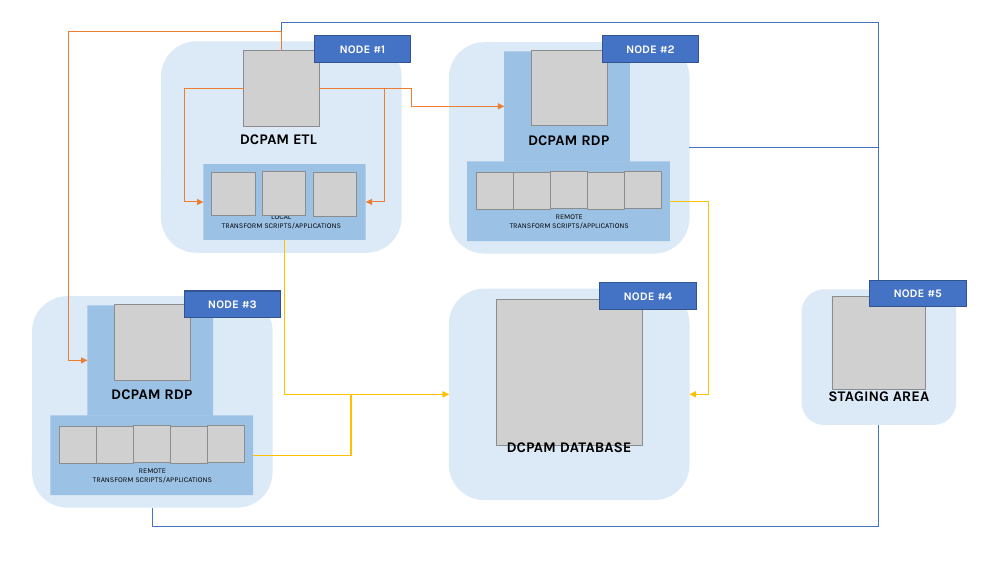
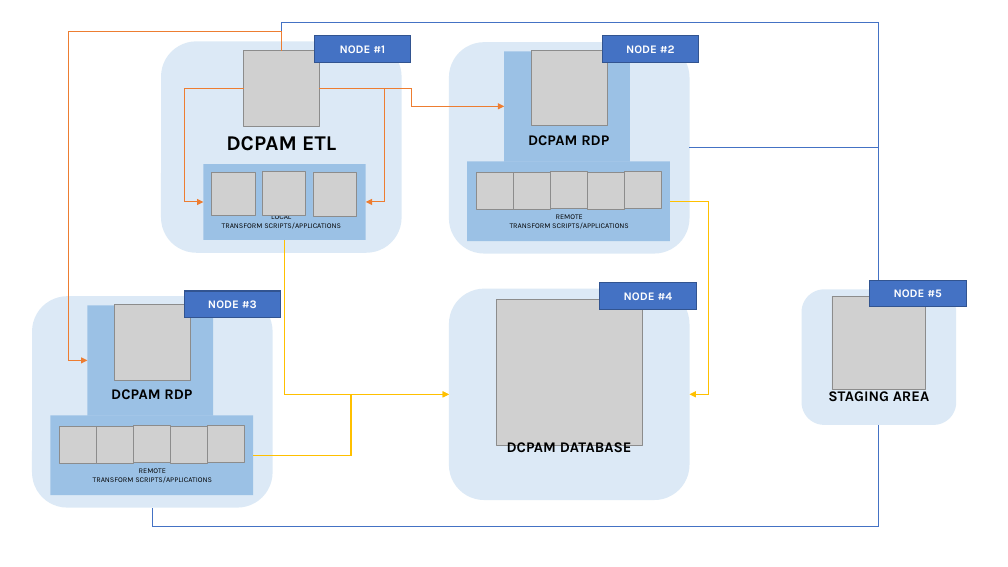
Before and after one commit to OrionExplorer/dcpam, a slide deck: slide 2 of docs/dwh.pptx. Drawn at 1008x567 pixels with LibreOffice and Linux fonts; fonts in the diff are those of the drawing; grey boxes stand for pictures. Boxes give left, top, right and bottom in pixels: in the first picture for what was removed or moved away, otherwise in the second. Text is boxed around its words. In the diff, an @@ line names an element or a change of style, - is before the commit and + after.

Commit message:
Updated DCPAM RDP overview picture

```diff
--- a/docs/dwh.pptx
+++ b/docs/dwh.pptx
@@ text "DCPAM ETL": place and size @@
-text "DCPAM ETL" at [240, 134, 317, 144]
+text "DCPAM ETL" at [226, 136, 336, 151]
@@ text "DCPAM ETL" at [226, 136, 336, 151]: size 14 to 20 pt @@
```
Also in this commit, not shown: 1 other file.
